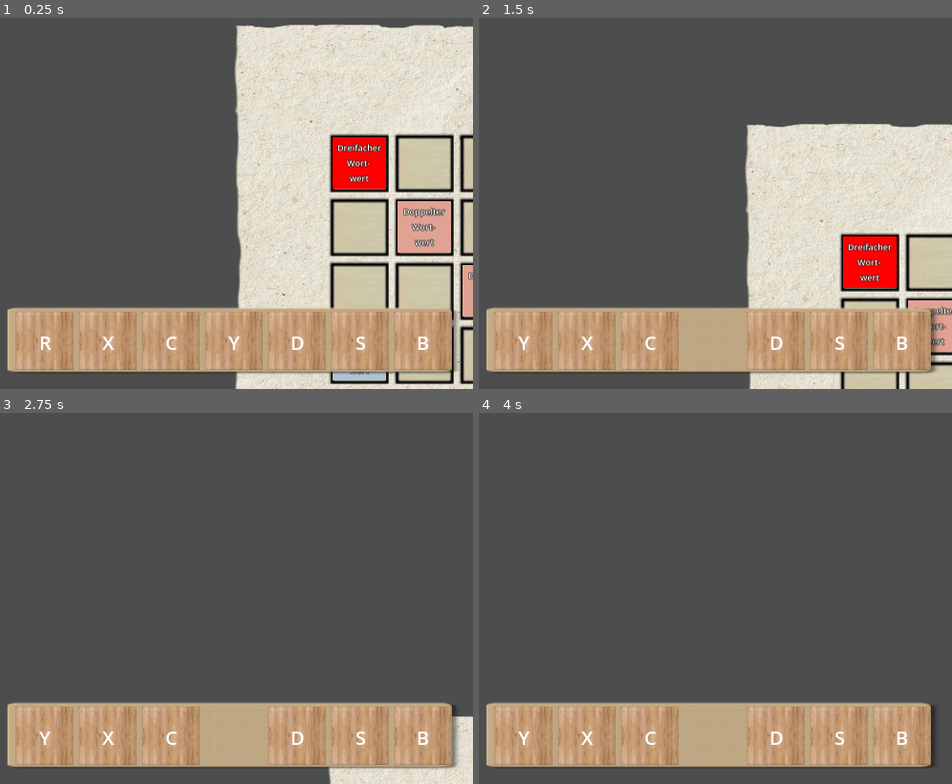
Above: before the commit, frames 1-4 (two rows, left to right).
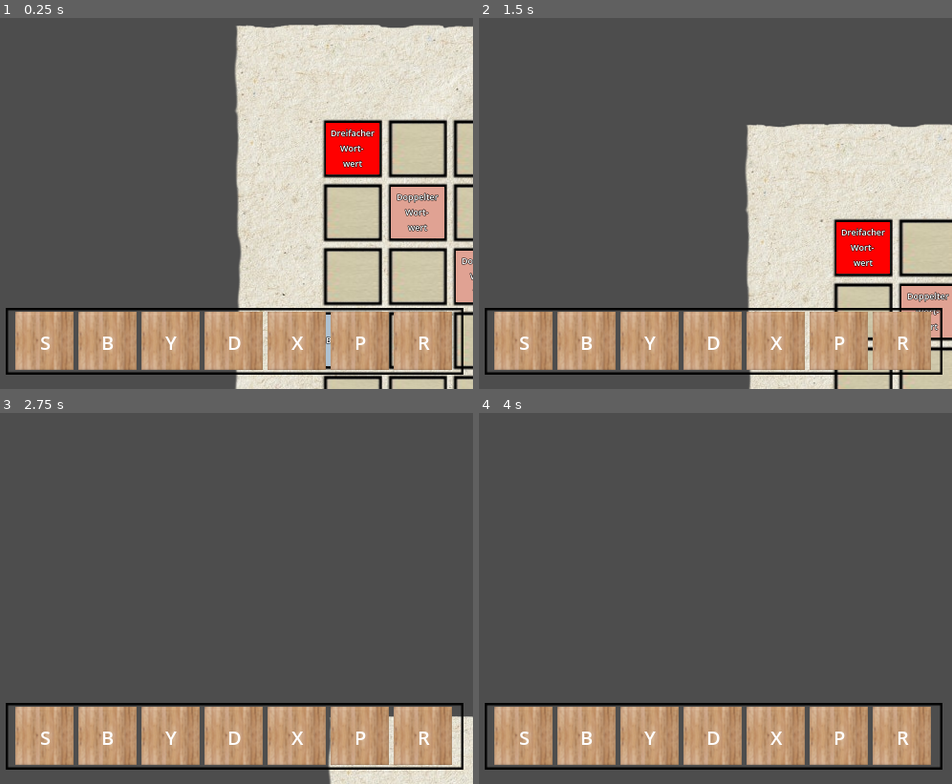
Above: after the commit, the same moments.

Repository: schaefchenaufderweide/scrabble
Game: Godot game, scene res://scenes/Main.tscn
Two runs of this game, one before a commit and one after it. Both use one fixed random seed, a clock stepped at 60 frames per second and the inputs below.
Inputs (mouse positions are in pixels of both pictures, inside the frame that each line leads up to):
- Up to frame 1 (0.25 s): no input
- Up to frame 2 (1.5 s): tap Enter at 0.5 s; drag from (710, 340) to (521, 340) at 0.52 s; drag from (616, 43) to (710, 340) at 1.27 s
- Up to frame 3 (2.75 s): tap Space at 2 s; move the mouse to (outside the picture) at 2.02 s; hold Up (ui_up) from 2.03 s (still down); tap O at 2.1 s; click (outside the picture) at 2.17 s
- Up to frame 4 (4 s): release Up (ui_up) at 2.75 s; tap Enter at 2.75 s; drag from (687, 553) to (521, 735) at 2.77 s; tap Space at 3.5 s; move the mouse to (857, 516) at 3.52 s; hold Down (ui_down) from 3.53 s (still down); tap O at 3.6 s; click (857, 516) at 3.67 s

The runs differ from the first frame. In frame 1, 16% of the frame differs, in the area x 1-100%, y 27-100%; in frame 2, 9.3%; in frame 3, 4.9%; in frame 4, 4.8%.

Commit message:
0.16 Steine rasten auf Feldern ein (14.11) - nach ewigem kampf!!!

Diff:
--- a/project.godot
+++ b/project.godot
@@ -18,7 +18,7 @@
 [autoload]
 
 GlobalGameSettings="*res://scripts/global_game_settings.gd"
-GlobalConcepts="*res://scenes/global_concepts.gd"
+GlobalConcepts="*res://scripts/global_concepts.gd"
 
 [display]
 
--- a/scenes/Main.tscn
+++ b/scenes/Main.tscn
@@ -1,18 +1,17 @@
-[gd_scene load_steps=10 format=3 uid="uid://764kc4snul82"]
+[gd_scene load_steps=9 format=3 uid="uid://764kc4snul82"]
 
 [ext_resource type="Script" path="res://scripts/main.gd" id="1_6iaw0"]
-[ext_resource type="Script" path="res://scenes/global_concepts.gd" id="2_vusr7"]
+[ext_resource type="Script" path="res://scripts/global_concepts.gd" id="2_vusr7"]
 [ext_resource type="Texture2D" uid="uid://bk7ijw1r41ygj" path="res://graphics/spielbrett.png" id="3_7hawp"]
 [ext_resource type="Texture2D" uid="uid://jkhvdsxcvslq" path="res://graphics/hand.png" id="3_ut4hp"]
 [ext_resource type="Script" path="res://scripts/hand_player.gd" id="5_gy7g6"]
-[ext_resource type="Script" path="res://scenes/spielbrett.gd" id="5_hoy6u"]
 [ext_resource type="Script" path="res://scripts/camera_2d.gd" id="6_r55eh"]
-
-[sub_resource type="RectangleShape2D" id="RectangleShape2D_7tyfo"]
-size = Vector2(461, 68)
 
 [sub_resource type="RectangleShape2D" id="RectangleShape2D_o7rvn"]
 size = Vector2(1186, 1203)
+
+[sub_resource type="RectangleShape2D" id="RectangleShape2D_7tyfo"]
+size = Vector2(479, 70)
 
 [node name="Main" type="Node"]
 script = ExtResource("1_6iaw0")
@@ -20,24 +19,10 @@
 [node name="Camera2D" type="Camera2D" parent="."]
 script = ExtResource("6_r55eh")
 
-[node name="HandPlayer" type="CanvasLayer" parent="."]
-script = ExtResource("5_gy7g6")
-
-[node name="HandArea" type="Area2D" parent="HandPlayer"]
-position = Vector2(250, 750)
-metadata/_edit_group_ = true
-
-[node name="CollisionShape2D" type="CollisionShape2D" parent="HandPlayer/HandArea"]
-position = Vector2(-2.5, 1)
-shape = SubResource("RectangleShape2D_7tyfo")
-
-[node name="Sprite2D" type="Sprite2D" parent="HandPlayer/HandArea"]
-texture = ExtResource("3_ut4hp")
-
 [node name="Spielbrett" type="Area2D" parent="."]
 position = Vector2(600, 617)
-script = ExtResource("5_hoy6u")
-metadata/_edit_group_ = true
+
+[node name="Spielfelder" type="Node" parent="Spielbrett"]
 
 [node name="Sprite2D" type="Sprite2D" parent="Spielbrett"]
 texture = ExtResource("3_7hawp")
@@ -48,5 +33,21 @@
 [node name="GlobalConcepts" type="Node" parent="."]
 script = ExtResource("2_vusr7")
 
-[connection signal="mouse_entered" from="HandPlayer/HandArea" to="HandPlayer" method="_on_hand_area_mouse_entered"]
-[connection signal="mouse_exited" from="HandPlayer/HandArea" to="HandPlayer" method="_on_hand_area_mouse_exited"]
+[node name="Hand" type="CanvasLayer" parent="."]
+script = ExtResource("5_gy7g6")
+
+[node name="HandArea" type="Area2D" parent="Hand"]
+position = Vector2(250, 750)
+
+[node name="CollisionShape2D" type="CollisionShape2D" parent="Hand/HandArea"]
+shape = SubResource("RectangleShape2D_7tyfo")
+
+[node name="Sprite2D" type="Sprite2D" parent="Hand/HandArea"]
+texture = ExtResource("3_ut4hp")
+
+[node name="Spielbereich" type="Node2D" parent="."]
+z_index = 2
+
+[node name="Spielfelder" type="Node" parent="Spielbereich"]
+
+[node name="AbgelegteSteine" type="Node" parent="Spielbereich"]
--- a/scenes/Spielfeld.tscn
+++ b/scenes/Spielfeld.tscn
@@ -1,7 +1,8 @@
-[gd_scene load_steps=7 format=3 uid="uid://7dbwea2in5nt"]
+[gd_scene load_steps=11 format=3 uid="uid://7dbwea2in5nt"]
 
 [ext_resource type="Texture2D" uid="uid://claqc60tarde8" path="res://graphics/spielfeld.png" id="1_1qnwi"]
-[ext_resource type="Script" path="res://scenes/spielfeld.gd" id="1_w745b"]
+[ext_resource type="Script" path="res://scripts/spielfeld.gd" id="1_w745b"]
+[ext_resource type="Texture2D" uid="uid://cks0iwb5a45ue" path="res://graphics/spielfeld_rahmen.png" id="2_1t8wd"]
 [ext_resource type="Texture2D" uid="uid://bh1xydtdky2yw" path="res://graphics/spielfeld_mitte.png" id="3_c1hra"]
 
 [sub_resource type="SystemFont" id="SystemFont_yn36g"]
@@ -16,8 +17,49 @@
 [sub_resource type="RectangleShape2D" id="RectangleShape2D_akk6s"]
 size = Vector2(56, 54)
 
-[node name="Spielfeld" type="Area2D"]
+[sub_resource type="Animation" id="Animation_fi18g"]
+resource_name = "select"
+loop_mode = 1
+tracks/0/type = "value"
+tracks/0/imported = false
+tracks/0/enabled = true
+tracks/0/path = NodePath("SelectRect:self_modulate")
+tracks/0/interp = 1
+tracks/0/loop_wrap = true
+tracks/0/keys = {
+"times": PackedFloat32Array(0, 0.5, 1),
+"transitions": PackedFloat32Array(1, 1, 1),
+"update": 0,
+"values": [Color(1, 1, 1, 0), Color(1, 1, 1, 1), Color(1, 1, 1, 0)]
+}
+
+[sub_resource type="Animation" id="Animation_m2xn4"]
+length = 0.001
+tracks/0/type = "value"
+tracks/0/imported = false
+tracks/0/enabled = true
+tracks/0/path = NodePath("SelectRect:self_modulate")
+tracks/0/interp = 1
+tracks/0/loop_wrap = true
+tracks/0/keys = {
+"times": PackedFloat32Array(0),
+"transitions": PackedFloat32Array(1),
+"update": 0,
+"values": [Color(1, 1, 1, 0)]
+}
+
+[sub_resource type="AnimationLibrary" id="AnimationLibrary_4nsok"]
+_data = {
+"RESET": SubResource("Animation_m2xn4"),
+"select": SubResource("Animation_fi18g")
+}
+
+[node name="Spielfeld" type="Area2D" groups=["Spielfelder"]]
 script = ExtResource("1_w745b")
+
+[node name="SelectRect" type="Sprite2D" parent="."]
+self_modulate = Color(1, 1, 1, 0)
+texture = ExtResource("2_1t8wd")
 
 [node name="Sprite2D" type="Sprite2D" parent="."]
 texture = ExtResource("1_1qnwi")
@@ -149,3 +191,11 @@
 [node name="Mitte" type="Sprite2D" parent="."]
 visible = false
 texture = ExtResource("3_c1hra")
+
+[node name="AnimationPlayer" type="AnimationPlayer" parent="."]
+libraries = {
+"": SubResource("AnimationLibrary_4nsok")
+}
+
+[connection signal="mouse_entered" from="." to="." method="_on_mouse_entered"]
+[connection signal="mouse_exited" from="." to="." method="_on_mouse_exited"]
--- a/scenes/Spielstein.tscn
+++ b/scenes/Spielstein.tscn
@@ -11,6 +11,38 @@
 
 [node name="Spielstein" type="Area2D"]
 script = ExtResource("1_n7k4w")
+
+[node name="AllowedRect" type="ColorRect" parent="."]
+visible = false
+anchors_preset = 8
+anchor_left = 0.5
+anchor_top = 0.5
+anchor_right = 0.5
+anchor_bottom = 0.5
+offset_left = -35.0
+offset_top = -35.0
+offset_right = 35.0
+offset_bottom = 35.0
+grow_horizontal = 2
+grow_vertical = 2
+size_flags_horizontal = 4
+color = Color(0, 1, 0, 1)
+
+[node name="ForbiddenRect" type="ColorRect" parent="."]
+visible = false
+anchors_preset = 8
+anchor_left = 0.5
+anchor_top = 0.5
+anchor_right = 0.5
+anchor_bottom = 0.5
+offset_left = -35.0
+offset_top = -35.0
+offset_right = 35.0
+offset_bottom = 35.0
+grow_horizontal = 2
+grow_vertical = 2
+size_flags_horizontal = 4
+color = Color(1, 0, 0, 1)
 
 [node name="Sprite2D" type="Sprite2D" parent="."]
 texture = ExtResource("1_i87gv")
@@ -28,3 +60,6 @@
 label_settings = SubResource("LabelSettings_kvkx7")
 horizontal_alignment = 1
 vertical_alignment = 1
+
+[connection signal="mouse_entered" from="." to="." method="_on_mouse_entered"]
+[connection signal="mouse_exited" from="." to="." method="_on_mouse_exited"]
--- a/scenes/spielbrett.gd
+++ /dev/null
@@ -1,3 +0,0 @@
-extends Area2D
-
-@onready var size = $CollisionShape2D.shape.get_rect().size
--- a/scenes/spielfeld.gd
+++ /dev/null
@@ -1,8 +0,0 @@
-extends Area2D
-
-@onready var size = $Sprite2D.texture.get_width() * scale
-@onready var dreifacher_wortwert = $DreifacherWortwert
-@onready var doppelter_wortwert = $DoppelterWortwert
-@onready var dreifacher_buchstabenwert = $DreifacherBuchstabenwert
-@onready var doppelter_buchstabenwert = $DoppelterBuchstabenwert
-@onready var mitte = $Mitte
--- a/scripts/camera_2d.gd
+++ b/scripts/camera_2d.gd
@@ -1,15 +1,17 @@
 extends Camera2D
 
-#@onready var hand_player = $"../HandPlayer"
-#var screen_dragging = false
-#var screen_dragging_is_allowed = true
 
-
+var is_pressed = false
 
 func _unhandled_input(event: InputEvent) -> void:
 
-	if event is InputEventScreenDrag:
-		#if event.pressed:
-		if not GlobalConcepts.spielstein_is_dragged:
+	if event is InputEventMouseButton:
+		if event.button_index == MOUSE_BUTTON_LEFT:
+			if event.pressed:
+				is_pressed = true
+			else:
+				is_pressed = false
+	if event is InputEventMouseMotion:
+		if is_pressed and not GlobalConcepts.spielstein_is_dragged:
 			position -= event.relative
-				#screen_dragging = true
+			#print("camera poisiont", position)
--- a/scenes/global_concepts.gd
+++ b/scripts/global_concepts.gd
@@ -2,11 +2,15 @@
 
 
 
-@onready var spielbrett = $"../Main/Spielbrett"
+@onready var spielbrett = $"/root/Main/Spielbrett"
+@onready var spielbereich_spielfelder = $"/root/Main/Spielbereich/Spielfelder"
+@onready var spielbereich_abgelegte_steine = $"/root/Main/Spielbereich/AbgelegteSteine"
+@onready var player_hand = $"/root/Main/Hand"
+var buchstaben_im_sackerl = create_buchstaben_im_sackerl()
+@onready var camera = $"/root/Main/Camera2D"
+@onready var main = $"/root/Main"
 
-@onready var player_hand = $"../Main/HandPlayer"
-var buchstaben_im_sackerl = create_buchstaben_im_sackerl()
-@onready var camera = $"../Main/Camera2D"
+@onready var screen_size = get_viewport().size
 
 var spezialfelder = {"dreifacher Wortwert": [[0,0], [7,0], [14, 0], [0, 7], [14,7], [0, 14], [7,14], [14,14]],
 "doppelter Wortwert": [[1,1],[2,2], [3,3], [4,4], [10, 4], [11, 3], [12,2], [13,1],[1, 13], [2,12], [3,11], [4,10], [10,10], [11,11], [12,12], [13,13]],
@@ -15,6 +19,8 @@
 "Mitte": [[7,7]]}
 
 var spielstein_is_dragged = false
+var snap_field = null
+
 
 func create_buchstaben_im_sackerl():
 
@@ -22,7 +28,7 @@
 
 
 func init_spielfeld():
-	var spielbrett_size = spielbrett.size
+	#var spielbrett_size = spielbrett.size
 
 	var spielfeld_scene = preload("res://scenes/Spielfeld.tscn")
 	var spielfeld_size = preload("res://graphics/spielfeld.png").get_size()
@@ -30,13 +36,14 @@
 	var anzahl_felder = GlobalGameSettings.anzahl_felder
 	var abstand = GlobalGameSettings.abstand_zwischen_steinen
 
-	var erste_x = spielbrett.position.x - spielbrett_size.x/2 - anzahl_felder/2 * (spielfeld_size.x + abstand)
-	var erste_y = spielbrett.position.y - spielbrett_size.y/2 - anzahl_felder/2 * (spielfeld_size.y + abstand)
+	var erste_x = spielbrett.position.x - anzahl_felder/2 * (spielfeld_size.x + abstand)
+	var erste_y = spielbrett.position.y - anzahl_felder/2 * (spielfeld_size.y + abstand)
 	for y in range(anzahl_felder):
 		for x in range(anzahl_felder):
 
 			var new_spielfeld = spielfeld_scene.instantiate()
-			spielbrett.add_child(new_spielfeld)
+			new_spielfeld.name = "Spielfeld (" + str(x) + "x" + str(y) + ")"
+			spielbereich_spielfelder.add_child(new_spielfeld)
 			var spezial_markierung = null
 			for spezial in spezialfelder:
 				if [x, y] in spezialfelder[spezial]:
--- a/scripts/hand_player.gd
+++ b/scripts/hand_player.gd
@@ -9,7 +9,7 @@
 
 var mouse_coll = false
 var steine = {}
-
+var stein_positions = {}
 
 func ziehe_steine():
 
@@ -22,6 +22,7 @@
 		if not steine.get(nr_stein):
 
 			var new_stein = stein_scene.instantiate()
+			new_stein.name = "Stein " + str(nr_stein)
 			add_child(new_stein)
 			var erste_x = hand_area.position.x - anzahl_steine/2 * (new_stein.size.x + abstand)
 			var new_pos_x = erste_x + nr_stein * (new_stein.size.x + abstand)
@@ -36,7 +37,8 @@
 
 			new_stein.label.text = new_buchstabe
 			steine[nr_stein] = new_buchstabe
-			#
+
+			stein_positions[new_stein] = new_stein.position
 
 
 #
--- /dev/null
+++ b/scripts/spielfeld.gd
@@ -0,0 +1,35 @@
+extends Area2D
+
+
+
+
+@onready var size = $Sprite2D.texture.get_width() * scale
+@onready var dreifacher_wortwert = $DreifacherWortwert
+@onready var doppelter_wortwert = $DoppelterWortwert
+@onready var dreifacher_buchstabenwert = $DreifacherBuchstabenwert
+@onready var doppelter_buchstabenwert = $DoppelterBuchstabenwert
+@onready var mitte = $Mitte
+
+var belegt = null
+@onready var select_rect = $SelectRect
+@onready var animation_player  = $AnimationPlayer
+
+
+
+
+func _on_mouse_entered() -> void:
+
+	if GlobalConcepts.spielstein_is_dragged:
+
+		select_rect.visible = true
+		animation_player.play("select")
+		GlobalConcepts.snap_field = self
+
+
+
+
+
+func _on_mouse_exited() -> void:
+	select_rect.visible = false
+	if GlobalConcepts.snap_field == self:
+		GlobalConcepts.snap_field = null
--- a/scripts/spielstein.gd
+++ b/scripts/spielstein.gd
@@ -4,66 +4,46 @@
 @onready var size = $Sprite2D.texture.get_width() * scale
 
 
+var offset_hand = Vector2(-GlobalConcepts.screen_size.x/2, -GlobalConcepts.screen_size.y/2)
 var is_touched = false
 var abgelegt = false
-var is_dragged = false
-var snap_to_position = null
+var is_pressed = false
 
-func _unhandled_input(event: InputEvent) -> void:
+func _input(event: InputEvent) -> void:
+	if event is InputEventMouseButton:
+		if event.button_index == MOUSE_BUTTON_LEFT:
+			if event.pressed and is_touched:
+				# spielstein wird hand entnommen
 
-	if event is InputEventScreenTouch:
-		if not is_touched and event.pressed and not GlobalConcepts.spielstein_is_dragged:  # sofern nicht bereits einer gewählt ist
-			is_touched = check_is_touched(event.position)
-			if is_touched:  # stein wird angeclickt
-				print("touched")
+				is_pressed = true
 				GlobalConcepts.spielstein_is_dragged = true
-				#GlobalConcepts.camera.screen_dragging_is_allowed = false
+				get_parent().remove_child(self)
+				GlobalConcepts.spielbereich_abgelegte_steine.add_child(self)
 
-		if not event.pressed and is_touched:
-			print(label.text + " dragging aus")
-			#GlobalConcepts.camera.screen_dragging_is_allowed = true
-			GlobalConcepts.spielstein_is_dragged = false
-			is_dragged = false
-			is_touched = false
+				position = event.position + offset_hand + GlobalConcepts.camera.position
 
-	elif is_touched:
+			elif not event.pressed and is_touched:
+				# spielstein wird losgelassen
+				is_pressed = false
+				GlobalConcepts.spielstein_is_dragged = false
+				print("snap field: ", GlobalConcepts.snap_field)
+				if GlobalConcepts.snap_field:
+					position = GlobalConcepts.snap_field.position
+				else:
+					get_parent().remove_child(self)
+					GlobalConcepts.player_hand.add_child(self)
+					position = GlobalConcepts.player_hand.stein_positions[self]
 
+	if event is InputEventMouseMotion:
+		if is_pressed:
 
-		position = event.position
-		print(label.text + " is dragged")
-		is_dragged = true
-		#get_parent().remove_child(self)
-		#Main.spielbrett.add_child(self)
+			position = event.position + offset_hand + GlobalConcepts.camera.position
 
-func check_is_touched(touch_pos):
+func _on_mouse_entered() -> void:
+	if not GlobalConcepts.spielstein_is_dragged:
+		# berührt spielstein
+		is_touched = true
 
-	var dist = touch_pos.distance_to(position)
-	if dist < size.x/2:
-		return true
-	else:
-		return false
-
-		#
-#func _on_mouse_entered() -> void:
-	#var allowed = GlobalConcepts.camera.screen_dragging == false
-	#if allowed:
-		#mouse_coll = true
-		#pass
-		#print("Entered " + label.text)
-	#
-	#
-#
-#
-#
-#func _on_mouse_exited() -> void:
-	#var allowed = GlobalConcepts.camera.screen_dragging == false
-	#if allowed:
-		#mouse_coll = false
-		#pass
-		#print("Exited " + label.text)
-	#
-#
-#
-#func _on_area_entered(area: Area2D) -> void:
-	#print(area, "entered")
-	#pass # Replace with function body.
+func _on_mouse_exited() -> void:
+	if not is_pressed:
+		is_touched = false
Binary file changed: graphics/hand.png
Binary file added: graphics/not_in_use/Sichtbar #0.png
Not shown, added: graphics/not_in_use/Sichtbar #0.png.import
Binary file added: graphics/not_in_use/Sichtbar #1.png
Not shown, added: graphics/not_in_use/Sichtbar #1.png.import
Binary file added: graphics/not_in_use/Sichtbar #10.png
Not shown, added: graphics/not_in_use/Sichtbar #10.png.import
Binary file added: graphics/not_in_use/Sichtbar #11.png
Not shown, added: graphics/not_in_use/Sichtbar #11.png.import
Binary file added: graphics/not_in_use/Sichtbar #12.png
Not shown, added: graphics/not_in_use/Sichtbar #12.png.import
Binary file added: graphics/not_in_use/Sichtbar #13.png
(and 34 more such lines)
